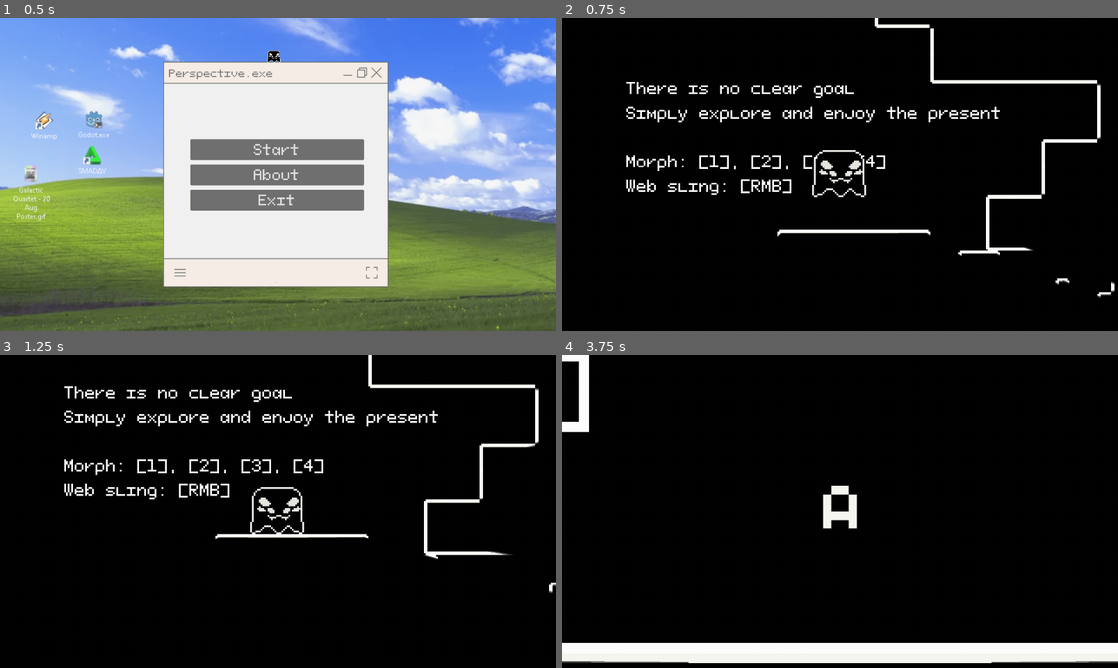
Above: before the commit, frames 1-4 (two rows, left to right).
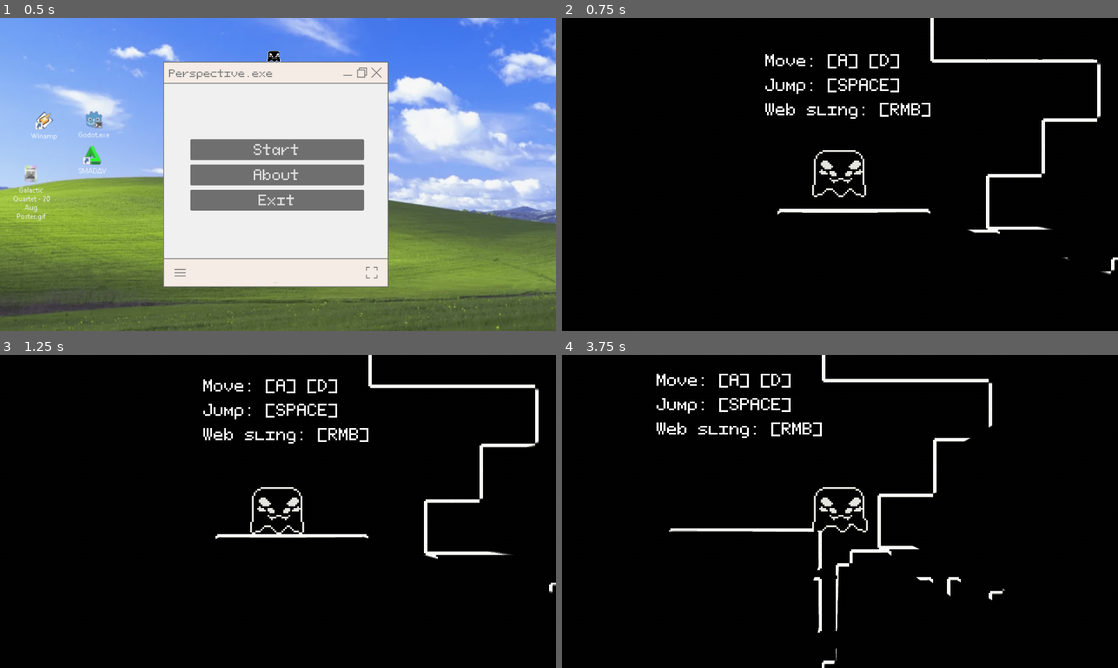
Above: after the commit, the same moments.

Repository: CatMagic1/scale-spider
Game: Godot game, scene res://menus/main_menu.tscn
Same seed, same stepped clock (60 frames per second), same inputs: the game is played once before the commit and once after it.
Inputs (mouse positions are in pixels of both pictures, inside the frame that each line leads up to):
- Up to frame 1 (0.5 s): no input
- Up to frame 2 (0.75 s): click "Start" at 0.5 s
- Up to frame 3 (1.25 s): no input
- Up to frame 4 (3.75 s): tap Enter at 1.25 s; move the mouse to (962, 495) at 1.27 s; hold 1 (1) 1.28-2.03 s; hold D (walk_right) 1.28-2.78 s; click (962, 495) at 1.42 s; tap Space (jump) at 1.52, 1.82, 2.27, 2.57 s; tap 2 (2) at 1.55, 2.1 s; move the mouse to (728, 527) at 2.02 s; tap 3 (3) at 2.3 s; move the mouse to (895, 442) at 2.77 s; hold A (walk_left) 2.78-3.53 s; hold 3 (3) 2.78-3.53 s; tap 4 (4) at 3.05, 3.6 s; move the mouse to (812, 574) at 3.52 s; hold D (walk_right) from 3.53 s (still down); click (812, 574) at 3.67 s

Frame 1 is identical in both runs. In frame 2, 6.1% of the frame differs, in the area x 11-100%, y 0-90%; in frame 3, 3.4%; in frame 4, 11%, in the area x 0-100%, y 0-100%.

Commit message:
portal + bug fix

Diff:
--- a/gmtk-neo/main_scenes/game_manager.gd
+++ b/gmtk-neo/main_scenes/game_manager.gd
@@ -5,8 +5,13 @@
 
 var _game_paused = false
 
+@onready var player = $Player
+@onready var spawn_point = $SpawnPoint
+
 const MIN_DB = -20.0
 const MAX_DB = 20.0
+
+var stage = 0
 
 
 func _ready() -> void:
@@ -51,3 +56,10 @@
 
 func _on_exit_game():
 	get_tree().quit()
+
+
+# Called from portal
+func on_goal_reached(c):
+	player.global_position = spawn_point.global_position
+	stage += 1
+	player.set_morph(stage)
--- a/gmtk-neo/main_scenes/world.tscn
+++ b/gmtk-neo/main_scenes/world.tscn
@@ -14,6 +14,7 @@
 [ext_resource type="AudioStream" uid="uid://bdd0yyd5ge86n" path="res://audio/music/bass.wav" id="11_64c47"]
 [ext_resource type="Shader" path="res://shaders/post_processing.gdshader" id="12_0vpea"]
 [ext_resource type="PackedScene" uid="uid://bm1k2k2lwx66b" path="res://menus/pause_menu.tscn" id="12_cm2ku"]
+[ext_resource type="Texture2D" uid="uid://bjx6imc7grrl5" path="res://art/light.png" id="13_8lurg"]
 
 [sub_resource type="AudioStreamSynchronized" id="AudioStreamSynchronized_hf8ti"]
 stream_count = 4
@@ -311,6 +312,8 @@
 [sub_resource type="GradientTexture2D" id="GradientTexture2D_u47j0"]
 gradient = SubResource("Gradient_icc77")
 
+[sub_resource type="CircleShape2D" id="CircleShape2D_t267k"]
+
 [sub_resource type="ShaderMaterial" id="ShaderMaterial_kaipa"]
 shader = ExtResource("12_0vpea")
 shader_parameter/change_color_depth = false
@@ -352,15 +355,13 @@
 color = Color(0.056, 0, 0.12, 1)
 
 [node name="IntroText" type="Label" parent="."]
-offset_left = 273.0
-offset_top = -195.0
-offset_right = 574.0
-offset_bottom = -68.0
+offset_left = 353.0
+offset_top = -199.0
+offset_right = 654.0
+offset_bottom = -72.0
 theme = ExtResource("3_n0n1f")
-text = "There is no clear goal
-Simply explore and enjoy the present
-
-Morph: [1], [2], [3], [4]
+text = "Move: [A] [D]
+Jump: [SPACE]
 Web sling: [RMB]"
 
 [node name="Level" type="Node2D" parent="."]
@@ -381,7 +382,7 @@
 tile_set = ExtResource("5_lcoo3")
 
 [node name="Player" parent="." instance=ExtResource("6_p4054")]
-position = Vector2(396, -133)
+position = Vector2(396, -121)
 
 [node name="GrapplingHook" parent="Player" instance=ExtResource("7_n37cw")]
 show_behind_parent = true
@@ -411,6 +412,20 @@
 blend_mode = 1
 texture = SubResource("GradientTexture2D_u47j0")
 texture_scale = 10.0
+
+[node name="Sprite2D" type="Sprite2D" parent="."]
+position = Vector2(267, -479)
+texture = ExtResource("13_8lurg")
+
+[node name="Goal" type="Area2D" parent="Sprite2D"]
+collision_layer = 8
+collision_mask = 2
+
+[node name="CollisionShape2D" type="CollisionShape2D" parent="Sprite2D/Goal"]
+shape = SubResource("CircleShape2D_t267k")
+
+[node name="SpawnPoint" type="Marker2D" parent="."]
+position = Vector2(396, -142)
 
 [node name="PostProcessing" type="CanvasLayer" parent="."]
 
@@ -429,6 +444,7 @@
 [node name="WorldEnvironment" type="WorldEnvironment" parent="."]
 environment = SubResource("Environment_ejtjb")
 
+[connection signal="body_entered" from="Sprite2D/Goal" to="." method="on_goal_reached"]
 [connection signal="value_changed" from="PauseMenu/SettingsPanelContainer/VBoxContainer/HBoxContainer/SettingsContainer/Volume/VolumeSlider" to="." method="_on_volume_changed"]
 [connection signal="pressed" from="PauseMenu/SettingsPanelContainer/VBoxContainer/HBoxContainer/OptionsContainer/Resume" to="." method="_toggle_paused_game"]
 [connection signal="pressed" from="PauseMenu/SettingsPanelContainer/VBoxContainer/HBoxContainer/OptionsContainer/Restart" to="." method="_on_restart_game"]
--- a/gmtk-neo/player_character/character_body_2d.gd
+++ b/gmtk-neo/player_character/character_body_2d.gd
@@ -37,7 +37,6 @@
 	else:
 		animation_state.travel("Idle")
 
-	# Handle jump.
 	# Get the input direction and handle the movement/deceleration.
 	# As good practice, you should replace UI actions with custom gameplay actions.
 	var direction := Input.get_axis("walk_left", "walk_right")
@@ -63,29 +62,26 @@
 	move_and_slide()
 
 
-# TODO MUSIC ANIMATION PLAYER DOES NOT EXIST
-func _input(event: InputEvent) -> void:
-	if is_transforming: return
-
-	if event.is_action_pressed("1"):
+func set_morph(idx: int):
+	if idx == 0:
 		music_animation.play("4")
 		sprite.texture = large_sprite
 		collision.shape.radius = 13
 		collision.shape.height = 28
 		change_size(1)
-	elif event.is_action_pressed("2"):
+	elif idx == 1:
 		music_animation.play("3")
 		sprite.texture = medium_sprite
 		collision.shape.radius = 6
 		collision.shape.height = 14
 		change_size(0.5)
-	elif event.is_action_pressed("3"):
+	elif idx == 2:
 		music_animation.play("2")
 		sprite.texture = small_sprite
 		collision.shape.radius = 7
 		collision.shape.height = 7
 		change_size(0.25)
-	elif event.is_action_pressed("4"):
+	elif idx == 3:
 		music_animation.play("1")
 		sprite.texture = mini_sprite
 		collision.shape.radius = 1.5
@@ -103,7 +99,5 @@
 	custom_grav = CUSTOM_GRAV * modifier
 	animation_state.travel("transform")
 	is_transforming = true
-
-
-func _finished_transform():
+	await get_tree().create_timer(1.6).timeout
 	is_transforming = false
--- a/gmtk-neo/player_character/character_body_2d.tscn
+++ b/gmtk-neo/player_character/character_body_2d.tscn
@@ -128,20 +128,6 @@
 "transitions": PackedFloat32Array(1, 1),
 "update": 0,
 "values": [0.0, 6.28319]
-}
-tracks/2/type = "method"
-tracks/2/imported = false
-tracks/2/enabled = true
-tracks/2/path = NodePath(".")
-tracks/2/interp = 1
-tracks/2/loop_wrap = true
-tracks/2/keys = {
-"times": PackedFloat32Array(1.6),
-"transitions": PackedFloat32Array(1),
-"values": [{
-"args": [],
-"method": &"_finished_transform"
-}]
 }
 
 [sub_resource type="AnimationLibrary" id="AnimationLibrary_hsdaj"]
--- a/gmtk-neo/project.godot
+++ b/gmtk-neo/project.godot
@@ -117,6 +117,7 @@
 2d_physics/layer_1="Ground"
 2d_physics/layer_2="Player"
 2d_physics/layer_3="Hook"
+2d_physics/layer_4="Portal"
 
 [physics]
 
Not shown: 1 places in gmtk-neo/main_scenes/world.tscn that only renumber resources
